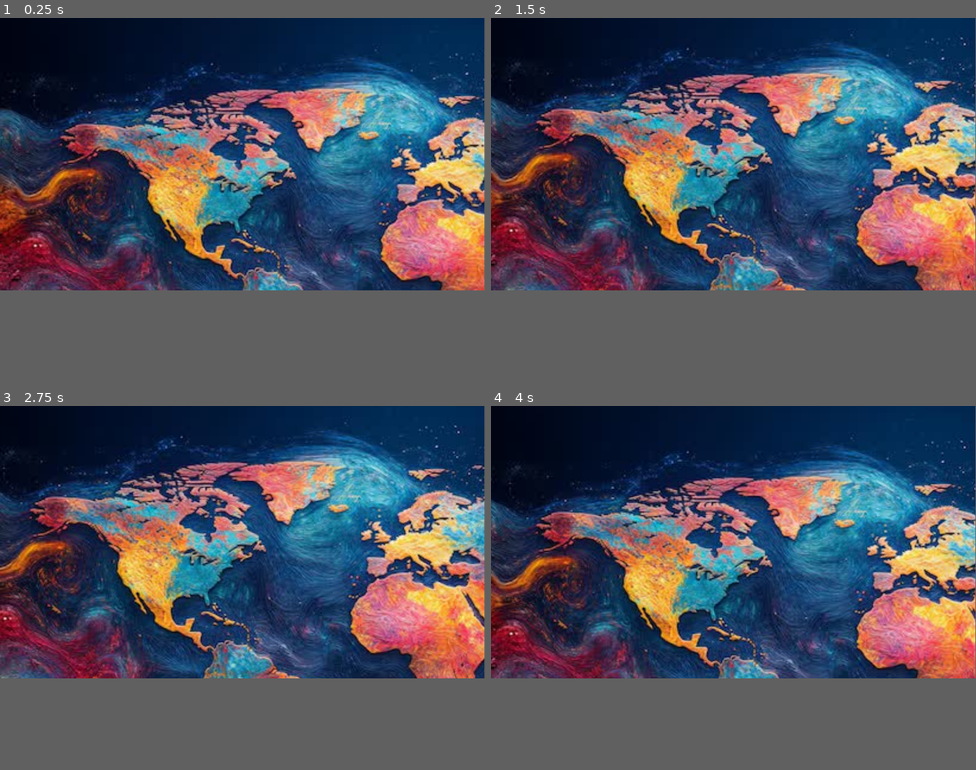
Above: before the commit, frames 1-4 (two rows, left to right).
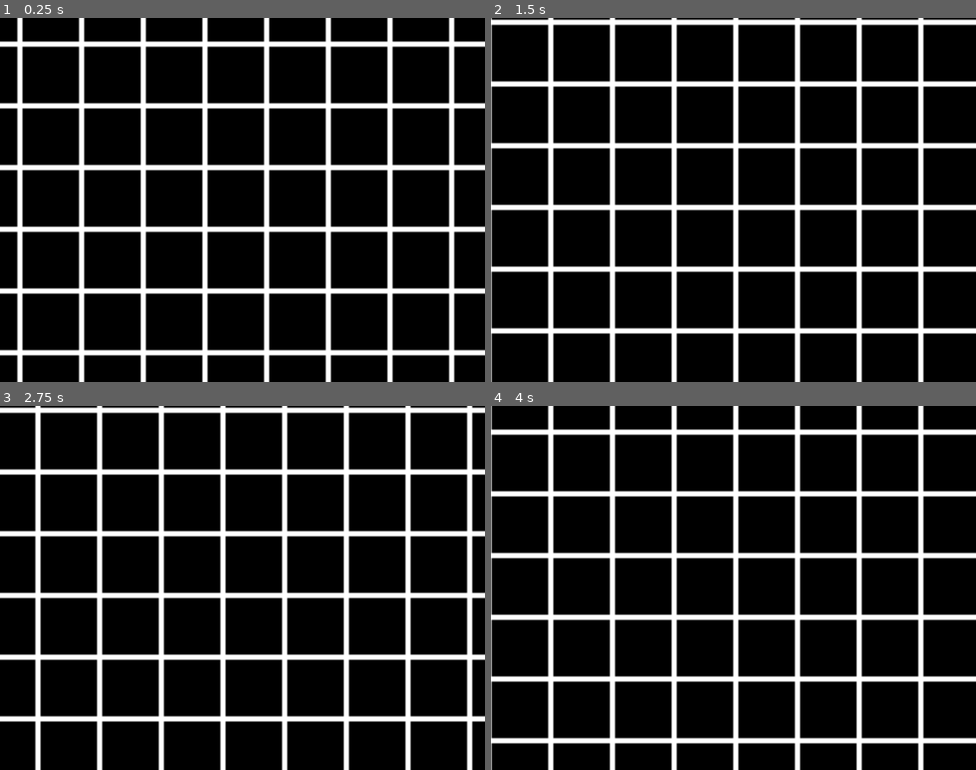
Above: after the commit, the same moments.

Repository: maseyonok421/maseyonok-sTestGameAboutPointThatCanMoveIn4DirectionsOnGrid
Game: Godot game, scene res://scenes/game.tscn
Same seed, same stepped clock (60 frames per second), same inputs: the game is played once before the commit and once after it.
Inputs:
- Up to frame 1 (0.25 s): no input
- Up to frame 2 (1.5 s): tap Enter at 0.5 s; hold Right (ui_right) 0.53-1.28 s; tap Space at 1.25 s; hold Down (ui_down) from 1.28 s (still down)
- Up to frame 3 (2.75 s): tap Enter at 2 s; release Down (ui_down) at 2.03 s; hold Right (ui_right) from 2.03 s (still down)
- Up to frame 4 (4 s): tap Space at 2.75 s; release Right (ui_right) at 2.78 s; hold Up (ui_up) 2.78-3.53 s; tap Enter at 3.5 s; hold Left (ui_left) from 3.53 s (still down)
The window is 799x449 before the commit and 800x600 after it. Grey fills any space a smaller window leaves; there, only what the larger window draws over its background counts as a difference.

The runs differ from the first frame. In frame 1, 78% of the frame differs, in the area x 0-100%, y 0-100%; in frame 2, 78%; in frame 3, 78%; in frame 4, 78%.

Commit message:
+ Basic BG Generator

Diff:
--- a/project.godot
+++ b/project.godot
@@ -18,3 +18,10 @@
 [autoload]
 
 Global="*res://singletones/GLOBAL.gd"
+
+[display]
+
+window/size/viewport_width=800
+window/size/viewport_height=600
+window/stretch/mode="canvas_items"
+window/stretch/aspect="expand"
--- a/scenes/game.tscn
+++ b/scenes/game.tscn
@@ -1,7 +1,8 @@
-[gd_scene load_steps=3 format=3 uid="uid://ct3fjmk24n06b"]
+[gd_scene load_steps=4 format=3 uid="uid://ct3fjmk24n06b"]
 
 [ext_resource type="PackedScene" uid="uid://d24wgwq3572gw" path="res://prefabs/player.tscn" id="1_uwrxv"]
 [ext_resource type="Texture2D" uid="uid://ho6t8aajhb4n" path="res://testBG.jpg" id="2_yqjtg"]
+[ext_resource type="Script" uid="uid://bw3u537vgvml3" path="res://scripts/bgGenerator.gd" id="3_lnu2h"]
 
 [node name="Game" type="Node2D"]
 
@@ -12,3 +13,4 @@
 position = Vector2(451, 256.00006)
 scale = Vector2(2.8259037, 2.8259037)
 texture = ExtResource("2_yqjtg")
+script = ExtResource("3_lnu2h")
--- /dev/null
+++ b/scripts/bgGenerator.gd
@@ -0,0 +1,17 @@
+extends Sprite2D
+
+
+func _ready() -> void:
+	var width  = ( Global.fullCellSize ) * 32
+	var height = ( Global.fullCellSize ) * 32
+
+	var bgImg = Image.create(width, height, false, Image.FORMAT_L8);
+	for i in range(width):
+		for j in range(height):
+			if ( i % Global.fullCellSize > Global.cellSize ||
+				 j % Global.fullCellSize > Global.cellSize ):
+				bgImg.set_pixel(i, j, Color(1, 1, 1))
+			else:
+				bgImg.set_pixel(i, j, Color(0, 0, 0))
+
+	texture = ImageTexture.create_from_image(bgImg)
--- a/singletones/GLOBAL.gd
+++ b/singletones/GLOBAL.gd
@@ -2,3 +2,4 @@
 
 const gridLineSize = 4
 const cellSize = 32
+var fullCellSize = gridLineSize + cellSize
Not shown, added: scripts/bgGenerator.gd.uid
